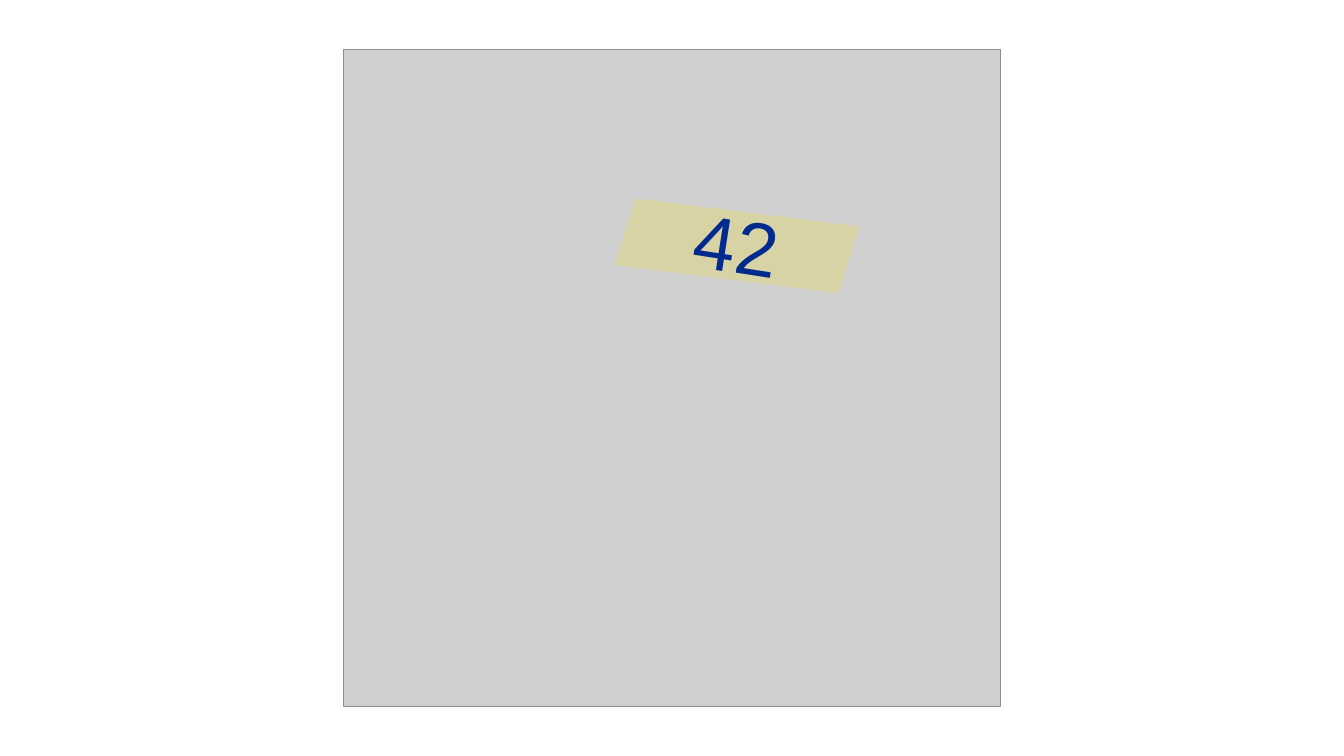
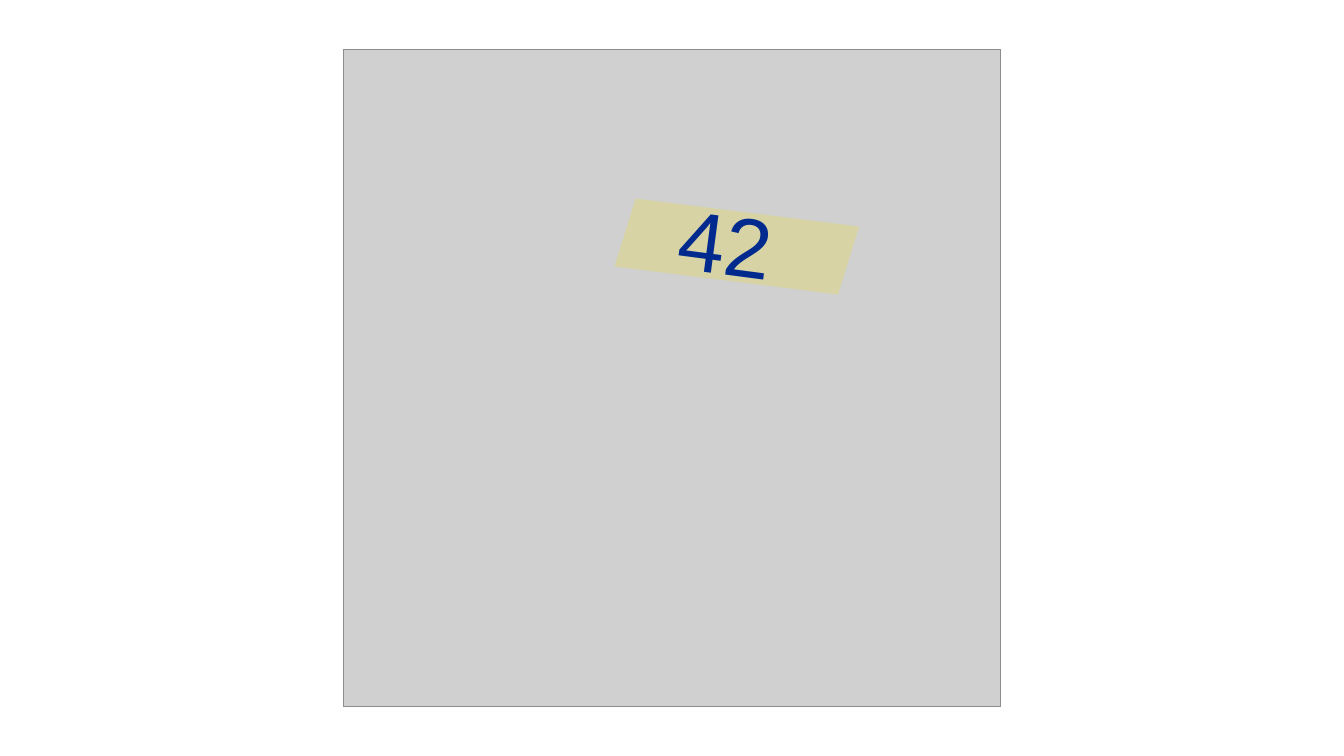
Before and after one commit to Zastupic/cyano-tools, a slide deck: slide 9 of website/static/files/images for website.pptx. Drawn at 1344x756 pixels with LibreOffice and Linux fonts; fonts in the diff are those of the drawing; grey boxes stand for pictures. Boxes give left, top, right and bottom in pixels: in the first picture for what was removed or moved away, otherwise in the second. Text is boxed around its words. In the diff, an @@ line names an element or a change of style, - is before the commit and + after.

```diff
--- a/website/static/files/images for website.pptx
+++ b/website/static/files/images for website.pptx
@@ text "42": place and size @@
-text "42" at <box>691,207,774,286</box>
+text "42" at <box>675,202,768,289</box>
@@ text "42" at <box>675,202,768,289</box>: size 54 to 60 pt; rotation 8 to 7 degrees @@
```
Also in this commit, not shown: 4 other slides changed, 1 slide added, 25 other files.
